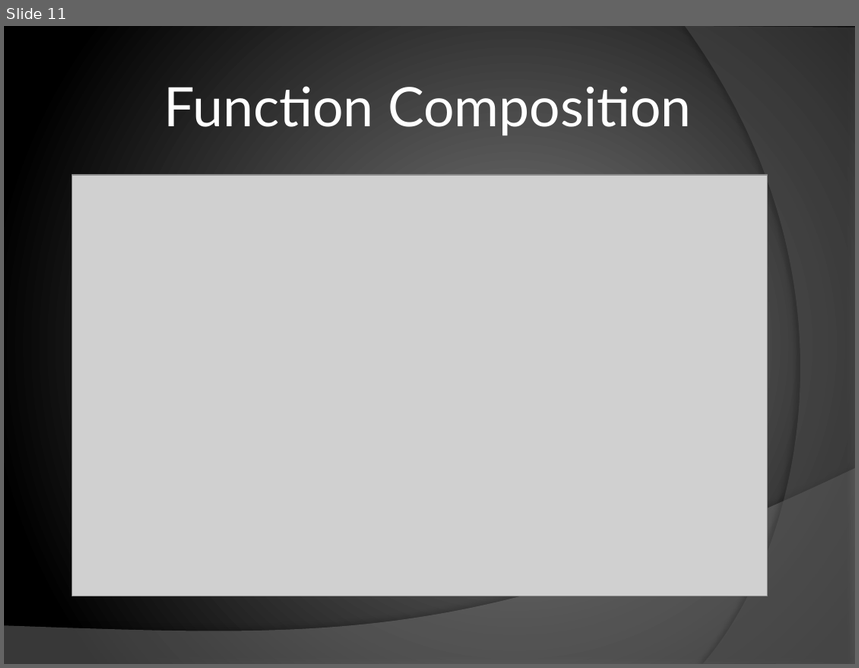
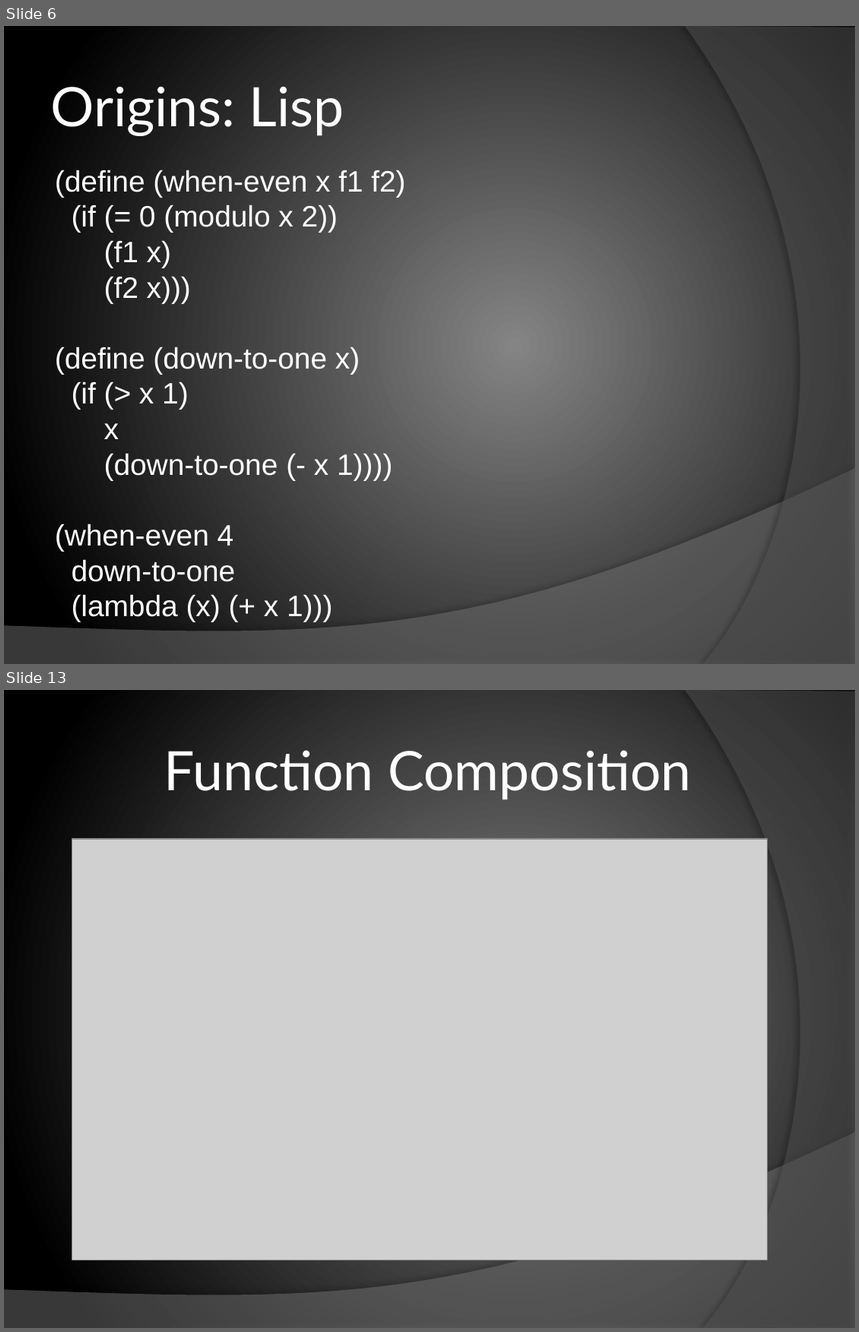
Before and after one commit to chrislewis/JaxFunc_0_ImperativelyFunctional, a slide deck: JaxFunc.pptx. Shown one above the other, each under a label of ours: slide 11 before the commit, slides 6 and 13 after it; the slides between them are not shown. The pictures are 859x668 and 859x1332 pixels, drawn with LibreOffice and Linux fonts; fonts in the diff are those of the drawing; grey boxes stand for pictures. Boxes give left, top, right and bottom in pixels: in the first picture for what was removed or moved away, otherwise in the second. Text is boxed around its words. In the diff, an @@ line names an element or a change of style, - is before the commit and + after.

Commit message:
trimmed calc, added small lisp example

```diff
--- a/JaxFunc.pptx
+++ b/JaxFunc.pptx
@@ slide 6 added at <box>4,26,855,664</box>, background gradient #848484 to #000000; not listed: 2 template elements that a slide beside it also shows @@
@@ title added at <box>51,87,344,136</box>, 46 pt, text #FFFFFF @@
+Origins: Lisp
@@ text added at <box>55,170,405,623</box>, 25 pt, text #FFFFFF @@
+(define (when-even x f1 f2)
+(if (= 0 (modulo x 2))
+(f1 x)
+(f2 x)))
+(define (down-to-one x)
+(if (> x 1)
+x
+(down-to-one (- x 1))))
+(when-even 4
+down-to-one
+(lambda (x) (+ x 1)))
@@ what was slide 11 is now slide 13 @@
```
Also in this commit, not shown: 17 slides changed, 2 other slides added.
